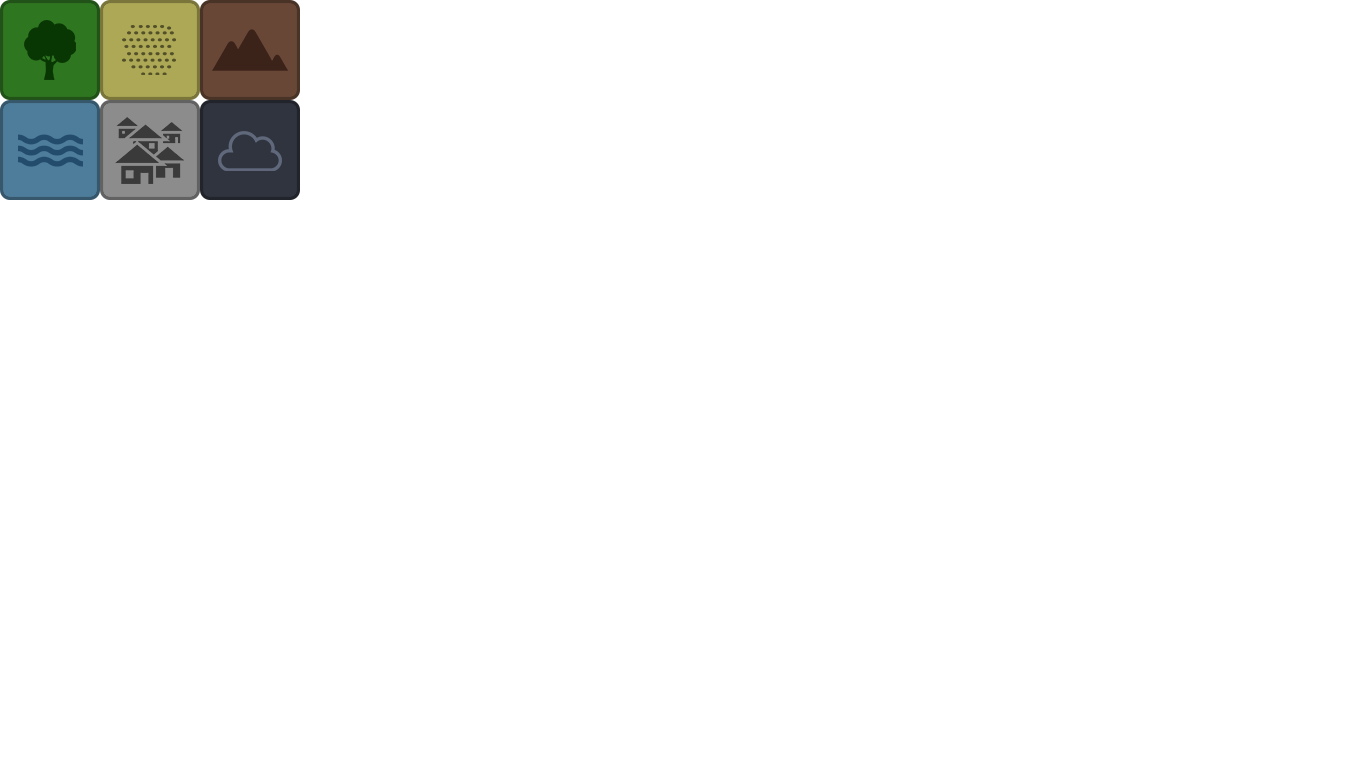
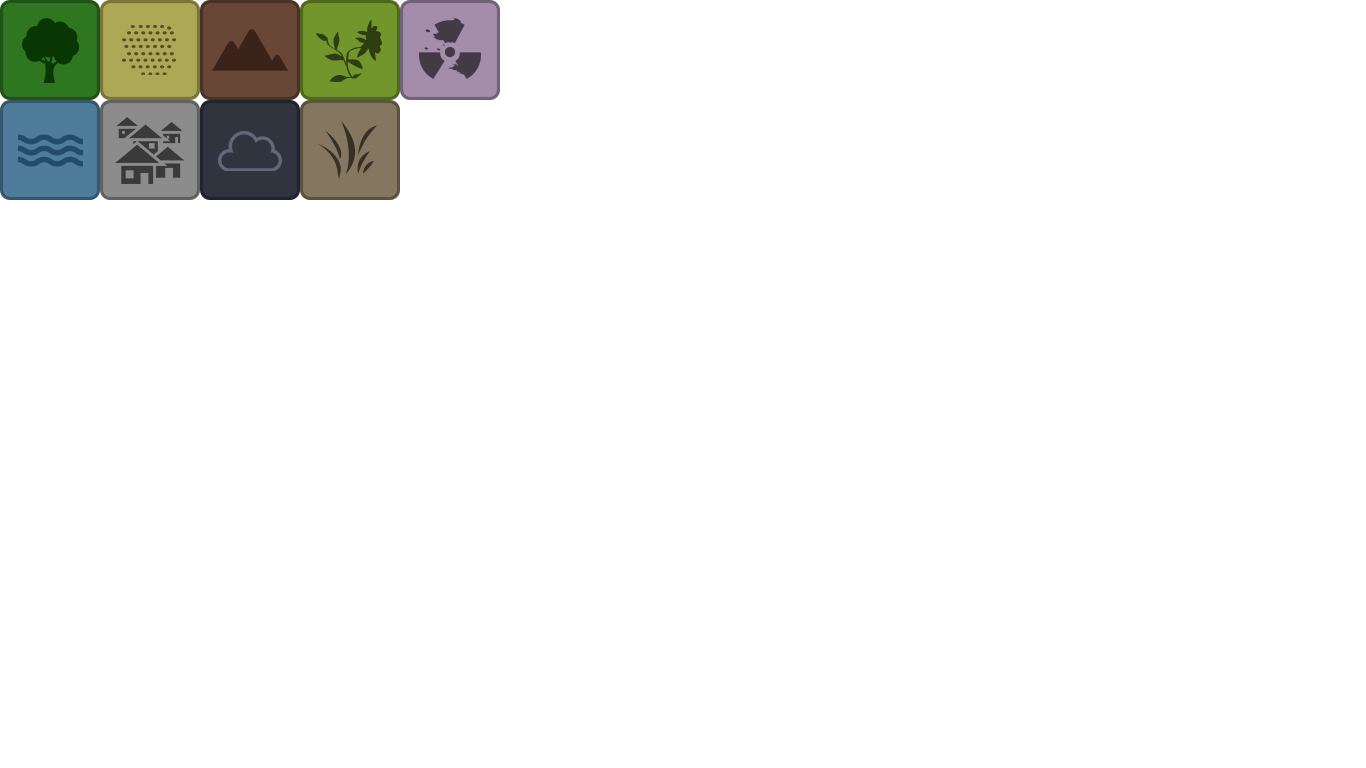
Before/after of a (1366, 768) layered artwork. What changed in the layer stack:
added group "garbage.png" with 3 layers in group "Artboard 1" over [400, 0, 500, 100]
added layer "Shape 1 copy" (multiply, 59%) in group "garbage.png" over [419, 17, 481, 79]
added layer "building copy" (1st of 3, in "Artboard 1" › "garbage.png") in group "garbage.png" over [400, 0, 500, 100]
added group "grass.png" with 2 layers in group "Artboard 1" over [300, 0, 400, 100]
added layer "Shape 1" (2nd of 3, in "Artboard 1" › "grass.png") (multiply, 59%) in group "grass.png" over [316, 20, 382, 82]
added layer "building copy" (2nd of 3, in "Artboard 1" › "grass.png") in group "grass.png" over [300, 0, 400, 100]
added group "ground.png" with 2 layers in group "Artboard 1" over [300, 100, 400, 200]
added layer "Shape 1" (3rd of 3, in "Artboard 1" › "ground.png") (multiply, 59%) in group "ground.png" over [319, 121, 377, 179]
added layer "building copy" (3rd of 3, in "Artboard 1" › "ground.png") in group "ground.png" over [300, 100, 400, 200]
painted on "tree-silhouette" over [22, 18, 79, 83]
